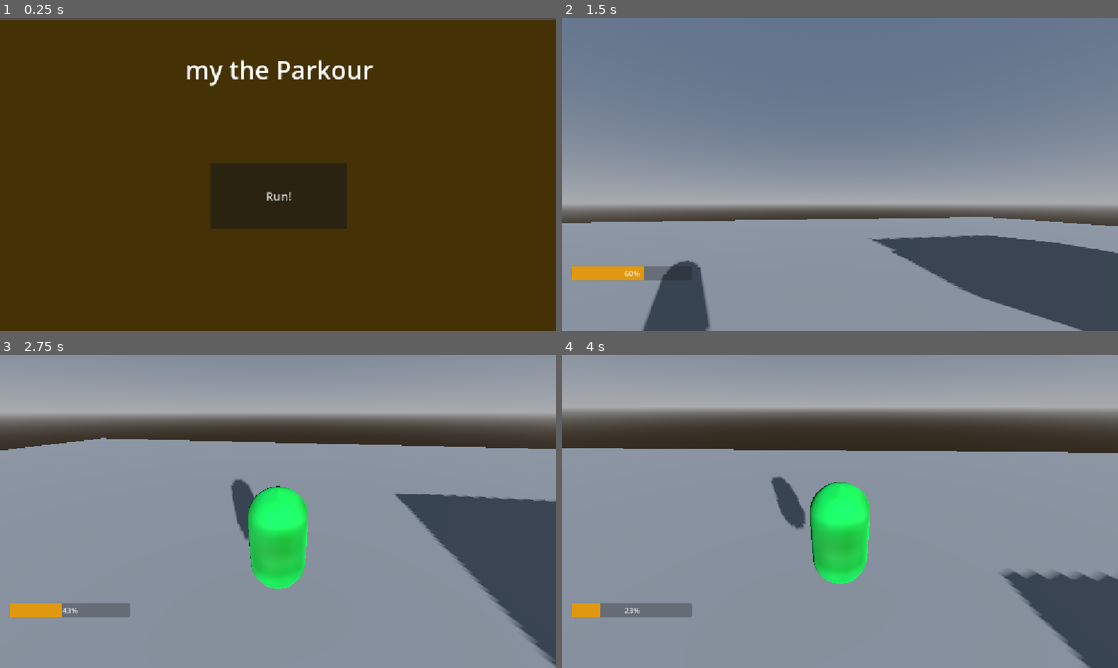
Above: before the commit, frames 1-4 (two rows, left to right).
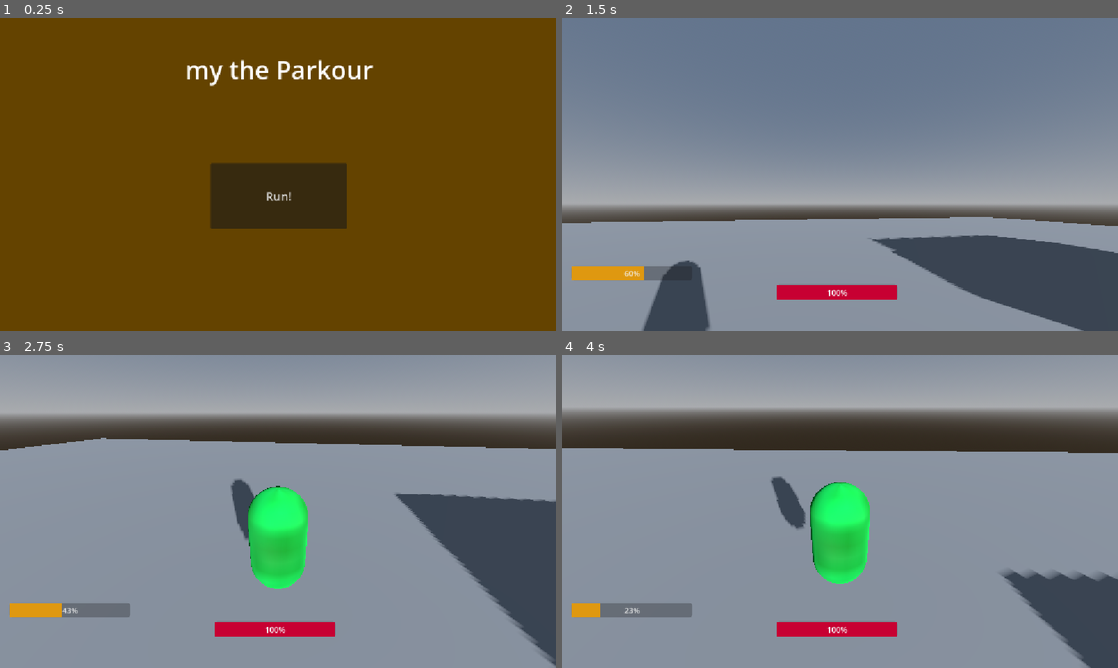
Above: after the commit, the same moments.

Repository: mmehrad2015827-a11y/rule
Game: Godot game, scene res://StartMenu.tscn
The game is run twice, just before and just after one commit, with the same random seed, the same clock (stepped at 60 frames per second) and the same inputs. The engine's default icon, where the game draws it, is replaced by a stand-in: a white triangle on a blue panel in a dark square.
Inputs (mouse positions are in pixels of both pictures, inside the frame that each line leads up to):
- Up to frame 1 (0.25 s): no input
- Up to frame 2 (1.5 s): click "Run!" at 0.5 s; tap Enter (ui_accept) at 1.25, 1.35 s; move the mouse to (867, 174) at 1.27 s; hold Up (ui_up) from 1.28 s (still down)
- Up to frame 3 (2.75 s): keep holding Up (ui_up); tap Enter (ui_accept) at 1.52, 1.82, 2.27, 2.3, 2.57 s; move the mouse to (250, 511) at 2.02 s; tap T at 2.1 s
- Up to frame 4 (4 s): keep holding Up (ui_up); move the mouse to (851, 505) at 2.77 s; hold Ctrl 2.78-3.53 s; tap Enter (ui_accept) at 3.05, 3.6, 3.77 s; move the mouse to (834, 517) at 3.52 s

The runs differ from the first frame. In frame 1, 94% of the frame differs, in the area x 0-100%, y 0-100%; in frame 2, 1.0%; in frame 3, 1.0%; in frame 4, 1.0%.

Commit message:
Void

Diff:
--- a/StartMenu.tscn
+++ b/StartMenu.tscn
@@ -2,11 +2,12 @@
 
 [ext_resource type="Script" uid="uid://cyl41d4hcvdul" path="res://start_menu.gd" id="1_d3352"]
 
-[node name="StartMenu" type="Control" unique_id=1351996204]
+[node name="StartMenu" type="Control" unique_id=1551076272]
 layout_mode = 3
-anchors_preset = 0
-offset_right = 40.0
-offset_bottom = 40.0
+anchor_right = 1.044
+anchor_bottom = 1.039
+offset_right = -1202.688
+offset_bottom = -673.27203
 script = ExtResource("1_d3352")
 metadata/_edit_horizontal_guides_ = [-53.0]
 
@@ -17,12 +18,12 @@
 anchor_right = 1.0
 anchor_bottom = 1.0
 offset_top = 673.0
-offset_right = 849.4661
-offset_bottom = 2117.6338
+offset_right = 877.3748
+offset_bottom = 2165.6711
 grow_horizontal = 2
 grow_vertical = 2
 scale = Vector2(1.3232657, -0.45086956)
-color = Color(0.26573288, 0.19321588, 0.02008708, 1)
+color = Color(0.3932181, 0.26413104, 1.4439226e-07, 1)
 
 [node name="Label" type="Label" parent="." unique_id=1607902776]
 layout_mode = 0
--- a/my.gd
+++ b/my.gd
@@ -4,45 +4,60 @@
 @export var speed = 5.0
 @export var jump_velocity = 4.5
 @export var mouse_sensitivity = 0.003
-
-# --- تنظیمات پارکور ---
 @export var run_multiplier = 2.5
 @export var run_jump_multiplier = 1.5
 @export var max_jumps = 2
 
-# --- تنظیمات انرژی (استامینا) ---
+# --- تنظیمات انرژی ---
 @export var max_stamina = 100.0
-@export var stamina_regen = 15.0 # سرعت پر شدن انرژی
-@export var run_drain = 25.0 # مقدار مصرف انرژی در ثانیه هنگام دویدن
-@export var jump_drain = 20.0 # مقدار مصرف انرژی هنگام پرش
+@export var stamina_regen = 15.0
+@export var run_drain = 25.0
+@export var jump_drain = 20.0
 
+# --- تنظیمات سلامتی و دمیج ---
+@export var max_health = 100.0
+@export var health_regen_rate = 5.0 # سرعت پر شدن جون در هر ثانیه
+@export var void_death_y = -20.0 # ارتفاعی که پایین‌تر از اون یعنی افتادیم توی وید
+@export var base_fall_height = 10.0 # سقوط از 10 متری شروع دمیج
+@export var fall_damage_step = 2.0 # هر 2 متر بیشتر
+@export var damage_per_step = 10.0 # مقدار دمیج هر مرحله (نیم قلب)
+
+# --- نودها ---
 @onready var cam_first_person = $G1
 @onready var cam_third_person = $G3
-# وصل کردن نوار انرژی
 @onready var stamina_bar = $"../CanvasLayer/StaminaBar"
+@onready var health_bar = $"../CanvasLayer/HealthBar"
+@onready var death_screen = $"../CanvasLayer/DeathScreen"
 
 var gravity = ProjectSettings.get_setting("physics/3d/default_gravity")
 var is_first_person = true
 var jumps_left = 0
+var current_stamina = 100.0
+var is_exhausted = false
 
-# متغیرهای انرژی
-var current_stamina = 100.0
-var is_exhausted = false # آیا انرژی تموم شده؟
+# --- متغیرهای جدید سلامتی ---
+var current_health = 100.0
+var is_dead = false
+var fall_start_y = 0.0 # ذخیره ارتفاع لحظه شروع سقوط
+var is_falling = false
+var void_timer = 0.0 # برای 1 ثانیه مکث در وید
 
 func _ready():
 	cam_first_person.make_current()
 	is_first_person = true
 	Input.mouse_mode = Input.MOUSE_MODE_CAPTURED
+	death_screen.hide() # صفحه مرگ در ابتدا مخفی باشه
+	health_bar.value = current_health
 
 func _input(event):
-	# چرخش با موس
+	if is_dead: return # اگر مرده، دیگه کاری نکن
+
 	if event is InputEventMouseMotion:
 		rotate_y(-event.relative.x * mouse_sensitivity)
 		var active_cam = cam_first_person if is_first_person else cam_third_person
 		active_cam.rotate_x(-event.relative.y * mouse_sensitivity)
 		active_cam.rotation.x = clamp(active_cam.rotation.x, deg_to_rad(-89), deg_to_rad(89))
 
-	# تغییر دوربین
 	if event is InputEventKey and event.pressed and not event.echo:
 		if event.keycode == KEY_T:
 			is_first_person = not is_first_person
@@ -52,64 +67,80 @@
 				cam_third_person.make_current()
 
 func _physics_process(delta):
-	# --- جاذبه ---
+	if is_dead: return # اگر مرده، فیزیک متوقف میشه
+
+	# --- منطق سقوط و دمیج (Fall Damage) ---
+	if not is_on_floor():
+		if not is_falling:
+			is_falling = true
+			fall_start_y = global_position.y # ثبت ارتفاع در لحظه شروع سقوط
+
+		# چک کردن وید (Void)
+		if global_position.y < void_death_y:
+			void_timer += delta
+			if void_timer >= 1.0: # اگر 1 ثانیه توی وید بود
+				die()
+		else:
+			void_timer = 0.0 # اگر از وید خارج شد، تایمر ریست میشه
+	else:
+		if is_falling:
+			is_falling = false
+			# محاسبه فاصله افتادن
+			var fall_distance = fall_start_y - global_position.y
+
+			if fall_distance >= base_fall_height:
+				# محاسبه دمیج: 10 متر اول (10 دمیج) + هر 2 متر بیشتر (10 دمیج)
+				var extra_distance = fall_distance - base_fall_height
+				var extra_damage_steps = floor(extra_distance / fall_damage_step)
+				var total_damage = damage_per_step + (extra_damage_steps * damage_per_step)
+
+				take_damage(total_damage)
+				print("سقوط کردی از ارتفاع ", fall_distance, " متری! دمیج: ", total_damage)
+
+	# --- جاذبه و پرش ---
 	if not is_on_floor():
 		velocity.y -= gravity * delta
 	else:
-		jumps_left = max_jumps # شارژ پرش‌ها روی زمین
+		jumps_left = max_jumps
 
-	# --- منطق انرژی (دویدن) ---
 	var input_dir = Input.get_vector("ui_left", "ui_right", "ui_up", "ui_down")
 	var is_moving = input_dir.length() > 0
 	var wants_to_run = Input.is_physical_key_pressed(KEY_CTRL)
-
-	# آیا واقعاً داره می‌دوه؟ (فقط اگر روی زمین باشه و انرژی داشته باشه)
 	var is_running = wants_to_run and is_moving and not is_exhausted and is_on_floor()
 
 	if is_running:
-		current_stamina -= run_drain * delta # کم کردن انرژی
+		current_stamina -= run_drain * delta
 	elif is_on_floor():
-		current_stamina += stamina_regen * delta # پر شدن انرژی وقتی ایستاده
+		current_stamina += stamina_regen * delta
 
-	# محدود کردن انرژی بین 0 تا 100
 	current_stamina = clamp(current_stamina, 0, max_stamina)
 
-	# چک کردن خستگی
 	if current_stamina <= 0:
 		is_exhausted = true
-	elif current_stamina > 25.0: # وقتی 25 درصد پر شد، دوباره می‌تونه بدوه
+	elif current_stamina > 25.0:
 		is_exhausted = false
 
-	# آپدیت کردن UI
 	if stamina_bar:
 		stamina_bar.value = current_stamina
 
-	# --- پرش و دابل جامپ ---
 	if Input.is_action_just_pressed("ui_accept") and jumps_left > 0:
-		# اگر خسته نیست، یا اینکه این پرش اولشه (روی زمینه)
 		if not is_exhausted or jumps_left == max_jumps:
 			var current_jump = jump_velocity
-
 			if is_exhausted:
-				current_jump /= 1.5 # پرش ضعیف‌تر وقتی خسته‌ست
+				current_jump /= 1.5
 			elif is_running:
-				current_jump *= run_jump_multiplier # پرش قوی‌تر وقتی می‌دوه
-
+				current_jump *= run_jump_multiplier
 			velocity.y = current_jump
 			jumps_left -= 1
-
-			# کم کردن انرژی بابت پرش
 			current_stamina -= jump_drain
 			if current_stamina < 0: current_stamina = 0
 
-	# --- حرکت و اعمال سرعت ---
 	var direction = (transform.basis * Vector3(input_dir.x, 0, input_dir.y)).normalized()
 	var current_speed = speed
-
 	if is_exhausted:
-		current_speed /= 1.9 # سرعت تقسیم بر 1.9 میشه
+		current_speed /= 1.9
 	elif is_running:
-		current_speed *= run_multiplier # سرعت دویدن
+		current_speed *= run_multiplier
 
 	if direction:
 		velocity.x = direction.x * current_speed
@@ -119,3 +150,29 @@
 		velocity.z = move_toward(velocity.z, 0, current_speed)
 
 	move_and_slide()
+
+	# --- شارژ شدن جون (Health Regen) ---
+	# اگر انرژی 100 باشه و نمرده باشیم، جون کم کم زیاد میشه
+	if current_stamina >= max_stamina and current_health < max_health and not is_dead:
+		current_health += health_regen_rate * delta
+		current_health = clamp(current_health, 0, max_health)
+		health_bar.value = current_health
+
+# تابع اعمال دمیج
+func take_damage(amount):
+	current_health -= amount
+	health_bar.value = current_health
+	if current_health <= 0:
+		die()
+
+# تابع مرگ
+func die():
+	is_dead = true
+	velocity = Vector3.ZERO # توقف کامل
+	death_screen.show() # نمایش صفحه قرمز
+	Input.mouse_mode = Input.MOUSE_MODE_VISIBLE # آزاد کردن موس برای دیدن صفحه
+	print("بازیکن مرد! 💀")
+
+	# می‌تونی اینجا یه تایمر بذاری که بعد از 3 ثانیه بازی رو ری استارت کنه:
+	await get_tree().create_timer(3.0).timeout
+	get_tree().reload_current_scene()
--- a/start_menu.gd
+++ b/start_menu.gd
@@ -1,11 +1,11 @@
 extends Control
 
 func _ready():
-	# ۱. وقتی توی منو هستیم، موس باید آزاد و قابل مشاهده باشه
 	Input.mouse_mode = Input.MOUSE_MODE_VISIBLE
 
 func _on_button_pressed():
-	# ۲. رفتن به صحنه بازی اصلی
-	# ⚠️ نکته مهم: اگر اسم فایل بازی اصلیت (همون Node3D) چیز دیگه‌ایه،
-	# حتماً اینجا اسمش رو دقیق بنویس. مثلاً: "res://Main.tscn"
+	print("دکمه کلیک شد!") # این خط رو اضافه کردم
+
+	# ⚠️ خیلی مهم: اسم فایل بازی اصلیت رو چک کن
+	# اگر اسم فایل صحنه بازیت Node3D.tscn نیست، اسمش رو اینجا بنویس
 	get_tree().change_scene_to_file("res://vs.tscn")
--- a/vs.tscn
+++ b/vs.tscn
@@ -45,6 +45,9 @@
 
 [sub_resource type="StyleBoxFlat" id="StyleBoxFlat_v0tii"]
 bg_color = Color(0.8724578, 0.5950343, 0.063205525, 1)
+
+[sub_resource type="StyleBoxFlat" id="StyleBoxFlat_ttto4"]
+bg_color = Color(0.7799821, 0, 0.1958662, 1)
 
 [node name="Node3D" type="Node3D" unique_id=1327071951]
 script = ExtResource("1_od4ev")
@@ -111,3 +114,45 @@
 grow_vertical = 0
 theme_override_styles/fill = SubResource("StyleBoxFlat_v0tii")
 value = 100.0
+
+[node name="HealthBar" type="ProgressBar" parent="CanvasLayer" unique_id=505777143]
+anchors_preset = 3
+anchor_left = 1.0
+anchor_top = 1.0
+anchor_right = 1.0
+anchor_bottom = 1.0
+offset_left = -707.0
+offset_top = -96.0
+offset_right = -457.0
+offset_bottom = -64.0
+grow_horizontal = 0
+grow_vertical = 0
+theme_override_styles/fill = SubResource("StyleBoxFlat_ttto4")
+min_value = 100.0
+value = 100.0
+
+[node name="DeathScreen" type="ColorRect" parent="CanvasLayer" unique_id=1054136569]
+anchors_preset = 11
+anchor_left = 1.0
+anchor_right = 1.0
+anchor_bottom = 1.0
+offset_left = -1152.0
+grow_horizontal = 0
+grow_vertical = 2
+color = Color(0.47843137, 0.019607844, 0, 0.8)
+
+[node name="Label" type="Label" parent="CanvasLayer/DeathScreen" unique_id=135021956]
+layout_mode = 1
+anchors_preset = 8
+anchor_left = 0.5
+anchor_top = 0.5
+anchor_right = 0.5
+anchor_bottom = 0.5
+offset_left = -421.0
+offset_top = -145.5
+offset_right = 421.0
+grow_horizontal = 2
+grow_vertical = 2
+theme_override_colors/font_color = Color(0.8089816, 0.13917497, 0, 1)
+theme_override_font_sizes/font_size = 99
+text = "my Ese Rule!!!!!!!!!!"
